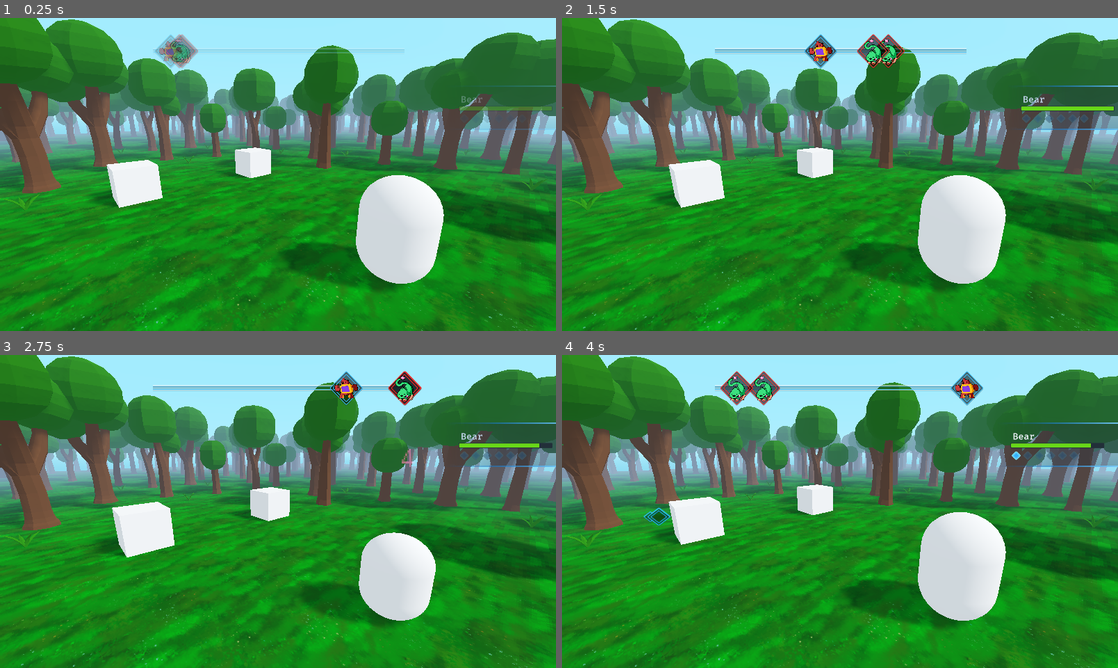
Above: before the commit, frames 1-4 (two rows, left to right).
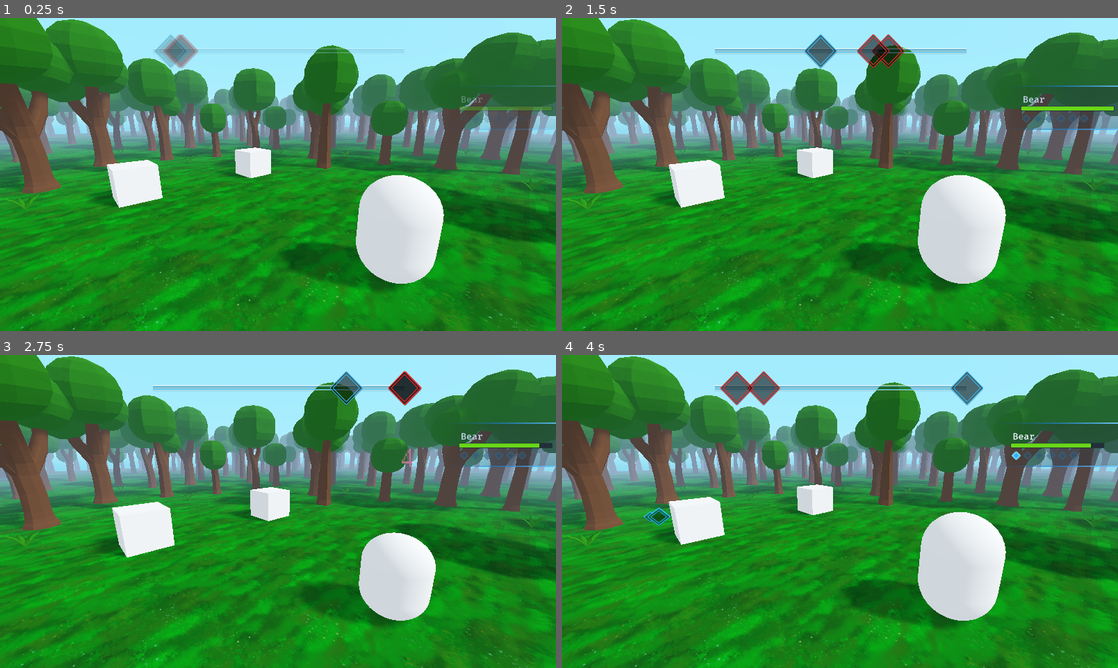
Above: after the commit, the same moments.

Repository: robbyhunt/godot-demos
Game: Godot game, scene res://TestScene/CombatDemo.tscn
The game is run twice, just before and just after one commit, with the same random seed, the same clock (stepped at 60 frames per second) and the same inputs.
Inputs:
- Up to frame 1 (0.25 s): no input
- Up to frame 2 (1.5 s): tap Enter (ui_accept) at 0.5, 0.77 s; hold Right (ui_right) 0.53-1.28 s; hold Down (ui_down) from 1.28 s (still down)
- Up to frame 3 (2.75 s): tap Enter (ui_accept) at 1.52 s; release Down (ui_down) at 2.03 s; hold Right (ui_right) from 2.03 s (still down)
- Up to frame 4 (4 s): release Right (ui_right) at 2.78 s; hold Up (ui_up) 2.78-3.53 s; tap Enter (ui_accept) at 3.02, 3.77 s; hold Left (ui_left) from 3.53 s (still down)

The runs differ from the first frame. In frame 1, 0.3% of the frame differs, in the area x 28-35%, y 6-15%; in frame 2, 0.4%; in frame 3, 0.3%; in frame 4, 0.5%, in the area x 29-75%, y 6-15%.

Commit message:
UI placement tweaks

Diff:
--- a/Turn based combat/CombatSystem/Battler/Characters/Bear.tscn
+++ b/Turn based combat/CombatSystem/Battler/Characters/Bear.tscn
@@ -1,10 +1,9 @@
-[gd_scene load_steps=12 format=2]
+[gd_scene load_steps=11 format=2]
 
 [ext_resource path="res://CombatSystem/Battler/Actions/Attacks/Punch.tres" type="Resource" id=1]
 [ext_resource path="res://CombatSystem/Battler/Actions/Attacks/SuperPunch.tres" type="Resource" id=2]
 [ext_resource path="res://CombatSystem/Battler/Stats/bear_stats.tres" type="Resource" id=3]
 [ext_resource path="res://CombatSystem/Battler/Battler.gd" type="Script" id=4]
-[ext_resource path="res://CombatSystem/Battler/Animation/bear.png" type="Texture" id=5]
 [ext_resource path="res://CombatSystem/Battler/Actions/Attacks/SlowingPunch.tres" type="Resource" id=6]
 [ext_resource path="res://CombatSystem/Battler/BattlerUIData.gd" type="Script" id=7]
 [ext_resource path="res://CombatSystem/Battler/Animation/BattlerAnim.tscn" type="PackedScene" id=8]
@@ -13,7 +12,6 @@
 [sub_resource type="Resource" id=1]
 script = ExtResource( 7 )
 display_name = "Bear"
-texture = ExtResource( 5 )
 
 [sub_resource type="CapsuleMesh" id=2]
 
@@ -28,7 +26,6 @@
 ui_data = SubResource( 1 )
 
 [node name="BattlerAnim" parent="." instance=ExtResource( 8 )]
-transform = Transform( -1, 0, 0, 0, 1, -1.50996e-07, 0, 1.50996e-07, 1, 0, 0, 0 )
 
 [node name="Pivot" parent="BattlerAnim" index="0"]
 transform = Transform( 1, 0, 0, 0, 1, 0, 0, 0, 1, 0, 0, 0 )
--- a/Turn based combat/CombatSystem/Battler/Characters/BugCat.tscn
+++ b/Turn based combat/CombatSystem/Battler/Characters/BugCat.tscn
@@ -1,10 +1,9 @@
-[gd_scene load_steps=12 format=2]
+[gd_scene load_steps=11 format=2]
 
 [ext_resource path="res://CombatSystem/Battler/Actions/Attacks/Claw.tres" type="Resource" id=1]
 [ext_resource path="res://CombatSystem/Battler/Actions/Attacks/BugClaw.tres" type="Resource" id=2]
 [ext_resource path="res://CombatSystem/Battler/Battler.gd" type="Script" id=3]
 [ext_resource path="res://CombatSystem/Battler/Stats/bug_cat_level_1.tres" type="Resource" id=4]
-[ext_resource path="res://CombatSystem/Battler/Animation/bugcat.png" type="Texture" id=5]
 [ext_resource path="res://CombatSystem/Battler/AI/AggressiveBattlerAI.tscn" type="PackedScene" id=6]
 [ext_resource path="res://CombatSystem/Battler/BattlerUIData.gd" type="Script" id=7]
 [ext_resource path="res://CombatSystem/Battler/Animation/BattlerAnim.tscn" type="PackedScene" id=8]
@@ -13,7 +12,6 @@
 [sub_resource type="Resource" id=1]
 script = ExtResource( 7 )
 display_name = "BugCat"
-texture = ExtResource( 5 )
 
 [sub_resource type="CubeMesh" id=2]
 
@@ -28,7 +26,6 @@
 ui_data = SubResource( 1 )
 
 [node name="BattlerAnim" parent="." instance=ExtResource( 8 )]
-transform = Transform( -1, 0, 0, 0, 1, -1.50996e-07, 0, 1.50996e-07, 1, 0, 0, 0 )
 
 [node name="Pivot" parent="BattlerAnim" index="0"]
 transform = Transform( 1, 0, 0, 0, 1, 0, 0, 0, 1, 0, 0, 0 )
